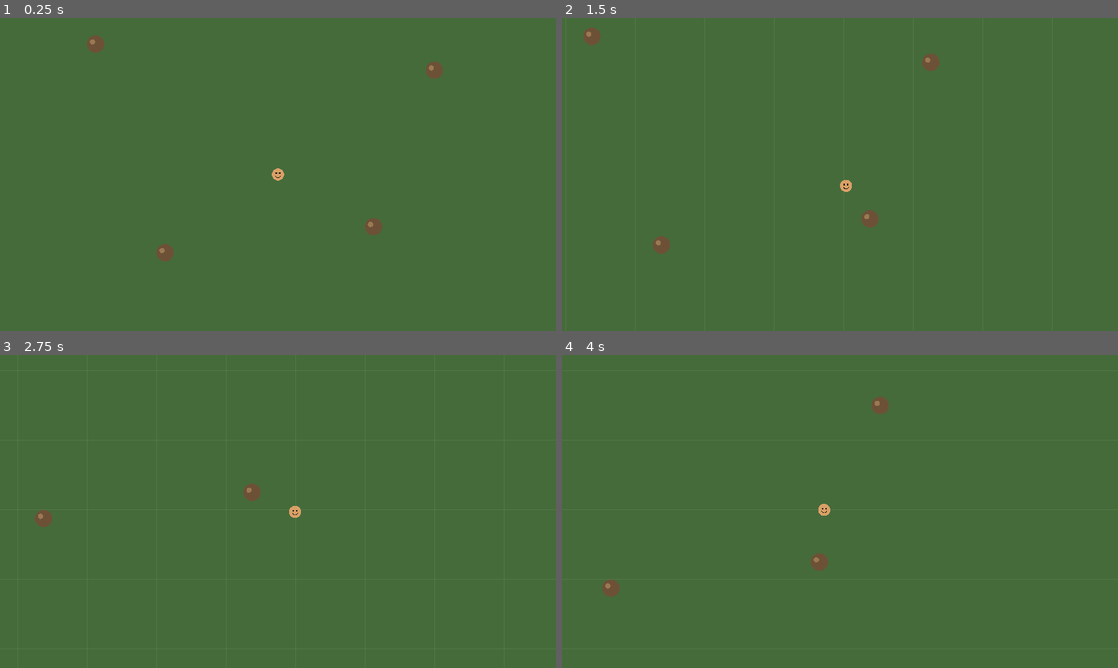
Above: before the commit, frames 1-4 (two rows, left to right).
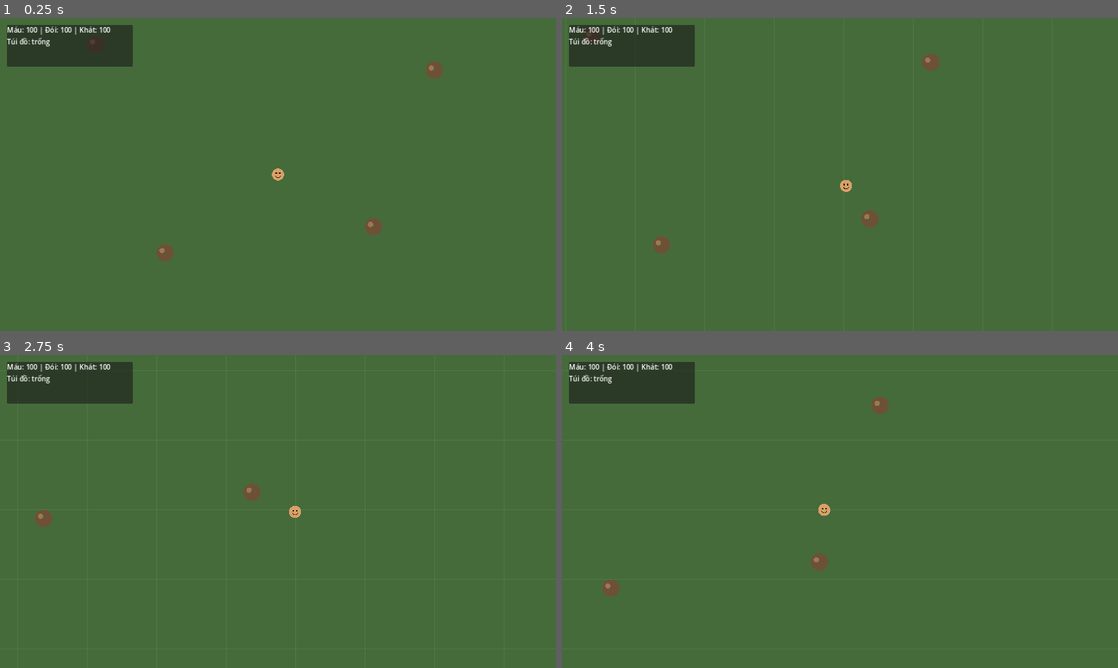
Above: after the commit, the same moments.

Repository: khanhhkt8-hub/Bo-Lac-Tien-Su.
Game: Godot game, scene res://Scenes/Main.tscn
Two runs of this game, one before a commit and one after it. Both use one fixed random seed, a clock stepped at 60 frames per second and the inputs below.
Inputs:
- Up to frame 1 (0.25 s): no input
- Up to frame 2 (1.5 s): tap Enter at 0.5 s; hold Right (ui_right) 0.53-1.28 s; hold E 0.53-1.28 s; hold Down (ui_down) from 1.28 s (still down); tap E at 1.35 s
- Up to frame 3 (2.75 s): release Down (ui_down) at 2.03 s; hold Right (ui_right) from 2.03 s (still down); hold E from 2.03 s (still down)
- Up to frame 4 (4 s): release Right (ui_right) at 2.78 s; release E at 2.78 s; hold Up (ui_up) 2.78-3.53 s; tap E at 2.85 s; hold Left (ui_left) from 3.53 s (still down); hold E from 3.53 s (still down)

The runs differ from the first frame. In frame 1, 3.0% of the frame differs, in the area x 1-24%, y 2-16%; in frame 2, 3.0%; in frame 3, 3.0%; in frame 4, 3.0%.

Commit message:
Attach survival HUD to main scene

Diff:
--- a/Scenes/Main.tscn
+++ b/Scenes/Main.tscn
@@ -1,7 +1,8 @@
-[gd_scene load_steps=4 format=3]
+[gd_scene load_steps=5 format=3]
 
 [ext_resource type="Script" path="res://Scripts/World/World.gd" id="1_world"]
 [ext_resource type="Script" path="res://Scripts/Player/Player.gd" id="2_player"]
+[ext_resource type="Script" path="res://Scripts/UI/SurvivalHUD.gd" id="3_hud"]
 
 [sub_resource type="CircleShape2D" id="CircleShape2D_player"]
 radius = 14.0
@@ -19,3 +20,6 @@
 [node name="Camera2D" type="Camera2D" parent="Player"]
 position_smoothing_enabled = true
 position_smoothing_speed = 5.0
+
+[node name="SurvivalHUD" type="CanvasLayer" parent="."]
+script = ExtResource("3_hud")
